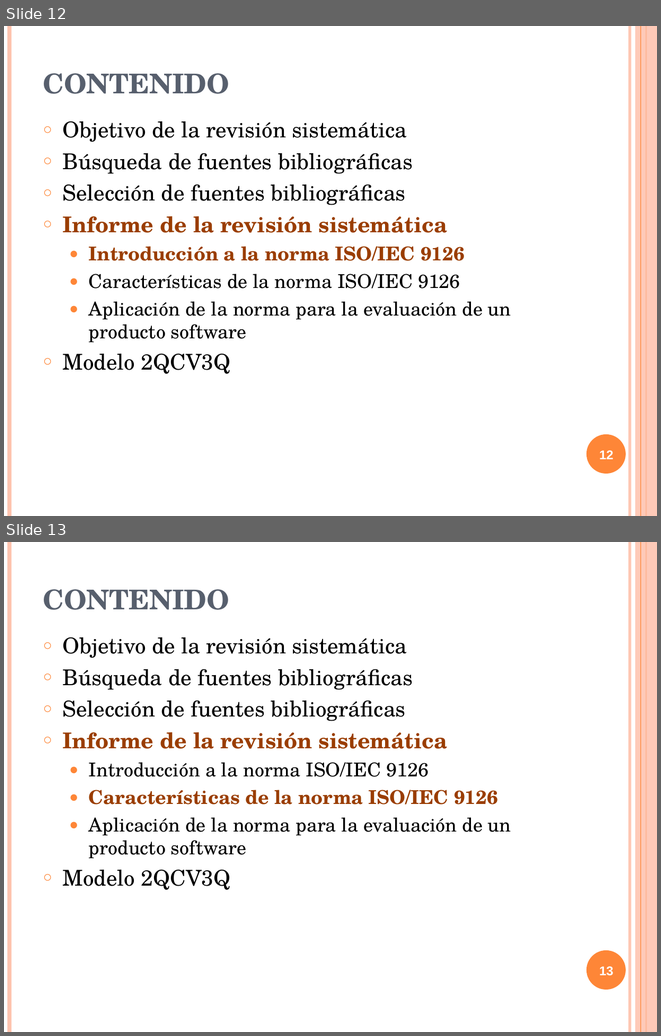
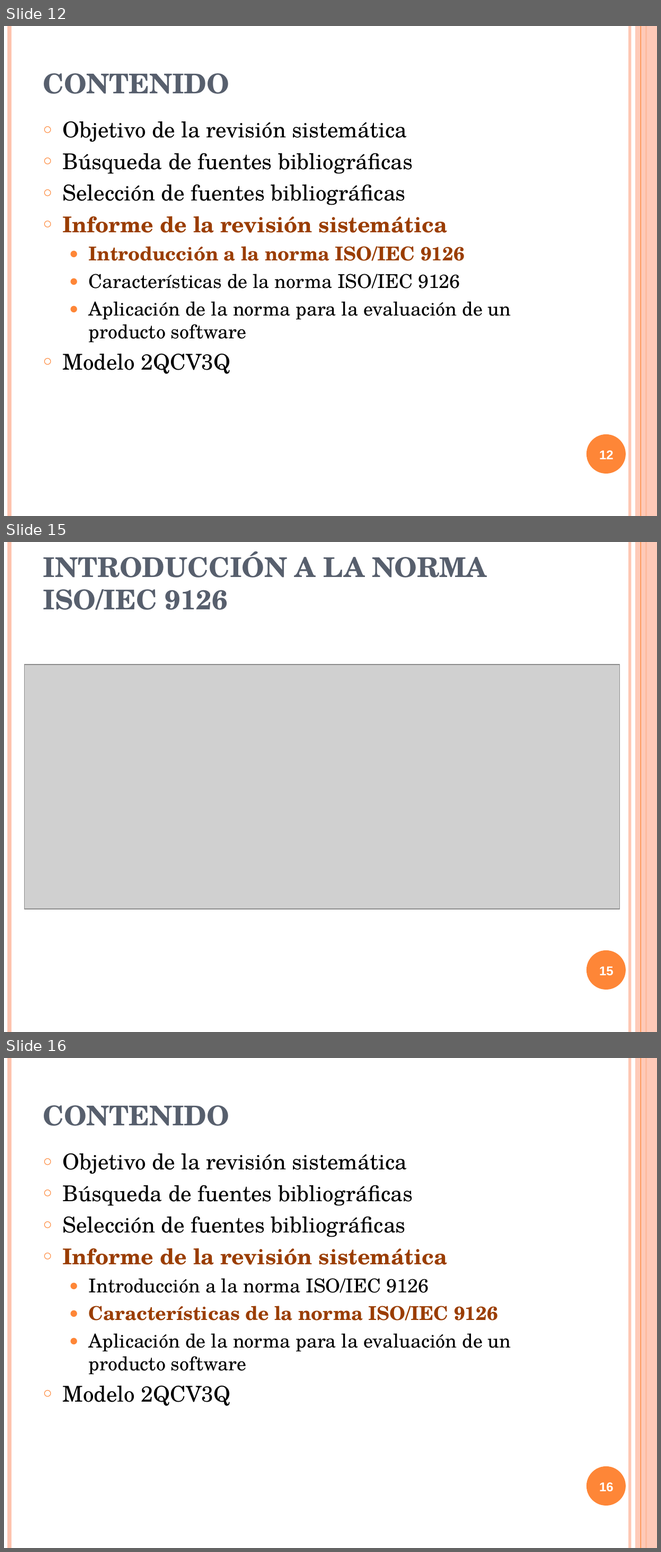
Before and after one commit to txedo/isi-auditoria, a slide deck: calidad/Trabajo/presentacion/presentacionCalidad.ppt. Shown one above the other, each under a label of ours: slides 12 and 13 before the commit, slides 12, 15 and 16 after it; the slides between them are not shown. The pictures are 661x1036 and 661x1552 pixels, drawn with LibreOffice and Linux fonts; fonts in the diff are those of the drawing; grey boxes stand for pictures. Boxes give left, top, right and bottom in pixels: in the first picture for what was removed or moved away, otherwise in the second. Text is boxed around its words. In the diff, an @@ line names an element or a change of style, - is before the commit and + after.

```diff
--- a/calidad/Trabajo/presentacion/presentacionCalidad.ppt
+++ b/calidad/Trabajo/presentacion/presentacionCalidad.ppt
@@ slide 15 added at (4, 542, 657, 1032), background #FFFFFF; not listed: 6 template elements that a slide beside it also shows @@
@@ title added at (43, 551, 487, 610), 30 pt, text #575F6D, bold @@
+INTRODUCCIÓN A LA NORMA ISO/IEC 9126
@@ picture added at (24, 665, 620, 909) @@
@@ page number added at (599, 966, 614, 976), 14 pt, text #FFFFFF, bold @@
+15
@@ what was slide 13 is now slide 16 @@
@@ page number at (599, 1482, 614, 1492): text changed @@
-13
+16
```
Also in this commit, not shown: 1 slide changed, 7 other slides added, 1 other file.
